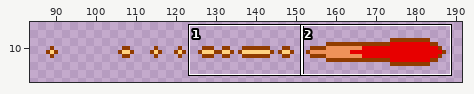
File history of a pixel-art file, 과거시험 시제/이미지 작업/player/item/item11Ef.aseprite. Above, an overview of the earlier version with the close-up marked.
Close-up. Before the commit:
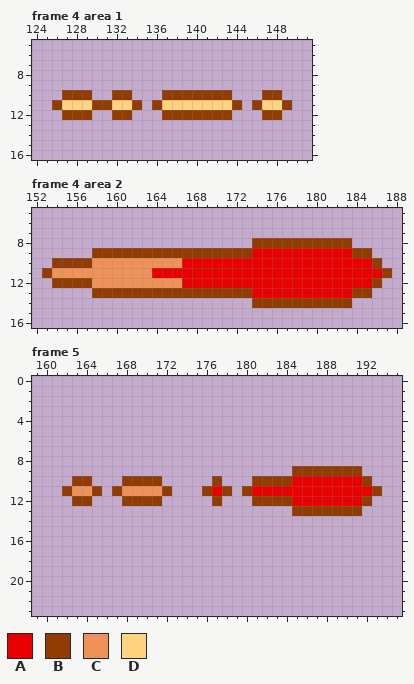
196x32 pixels, 6 frames. Shown: frame 4 area 1: x 124..151, y 5..16; frame 4 area 2: x 152..188, y 5..16; frame 5: x 159..195, y 0..23. The wide view leaves out empty margins. The commit also changed other frames or places, which this record leaves out.
Visible layers, top first: "effect", "Layer 1".
Palette (. is transparent): A #e70000  B #913c00  C #ef925a  D #ffd380
Pixels before, frame 4 area 1, first column x 126:
10 .BBB..BB...BBBBBBB...BB.
11 BDDDBBDDB.BDDDDDDDB.BDDB
12 .BBB..BB...BBBBBBB...BB.
Pixels before, frame 4 area 2, first column x 153:
 8 .....................BBBBBBBBBB....
 9 .....BBBBBBBBBBBBBBBBAAAAAAAAAABB..
10 .BBBBCCCCCCCCCAAAAAAAAAAAAAAAAAAAB.
11 BCCCCCCCCCCAAAAAAAAAAAAAAAAAAAAAAAB
12 .BBBBCCCCCCCCCAAAAAAAAAAAAAAAAAAAB.
13 .....BBBBBBBBBBBBBBBBAAAAAAAAAABB..
14 .....................BBBBBBBBBB....
Pixels before, frame 5, first column x 162:
 9 .......................BBBBBBB..
10 .BB...BBBB.....B...BBBBAAAAAAAB.
11 BCCB.BCCCCB...BAB.BAAAAAAAAAAAAB
12 .BB...BBBB.....B...BBBBAAAAAAAB.
13 .......................BBBBBBB..
And afterwards:
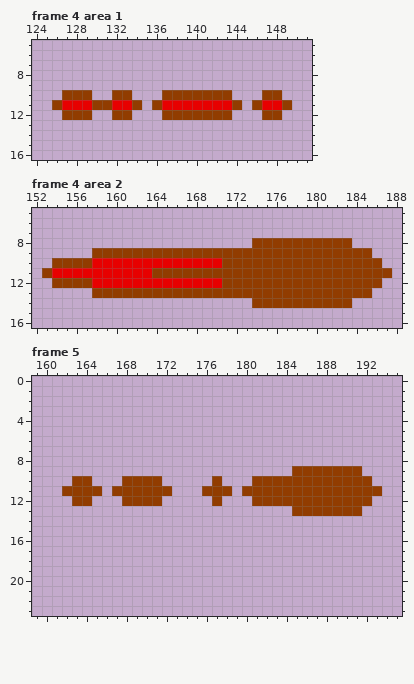
From old to new:
Frame 4 area 1, layer "effect":
y 11: x 127..129 DDD -> AAA; x 132..133 DD -> AA; x 137..143 DDDDDDD -> AAAAAAA; x 147..148 DD -> AA
Frame 4 area 2, layer "effect":
y 9: x 174..183 AAAAAAAAAA -> BBBBBBBBBB
y 10: x 158..166 CCCCCCCCC -> AAAAAAAAA; x 171..185 AAAAAAAAAAAAAAA -> BBBBBBBBBBBBBBB
y 11: x 154..186 CCCCCCCCCCAAAAAAAAAAAAAAAAAAAAAAA -> AAAAAAAAAABBBBBBBBBBBBBBBBBBBBBBB
y 12: x 158..166 CCCCCCCCC -> AAAAAAAAA; x 171..185 AAAAAAAAAAAAAAA -> BBBBBBBBBBBBBBB
y 13: x 174..183 AAAAAAAAAA -> BBBBBBBBBB
Frame 5, layer "effect":
y 10: x 185..191 AAAAAAA -> BBBBBBB
y 11: x 163..164 CC -> BB; x 168..171 CCCC -> BBBB; x 177 A -> B; x 181..192 AAAAAAAAAAAA -> BBBBBBBBBBBB
y 12: x 185..191 AAAAAAA -> BBBBBBB
